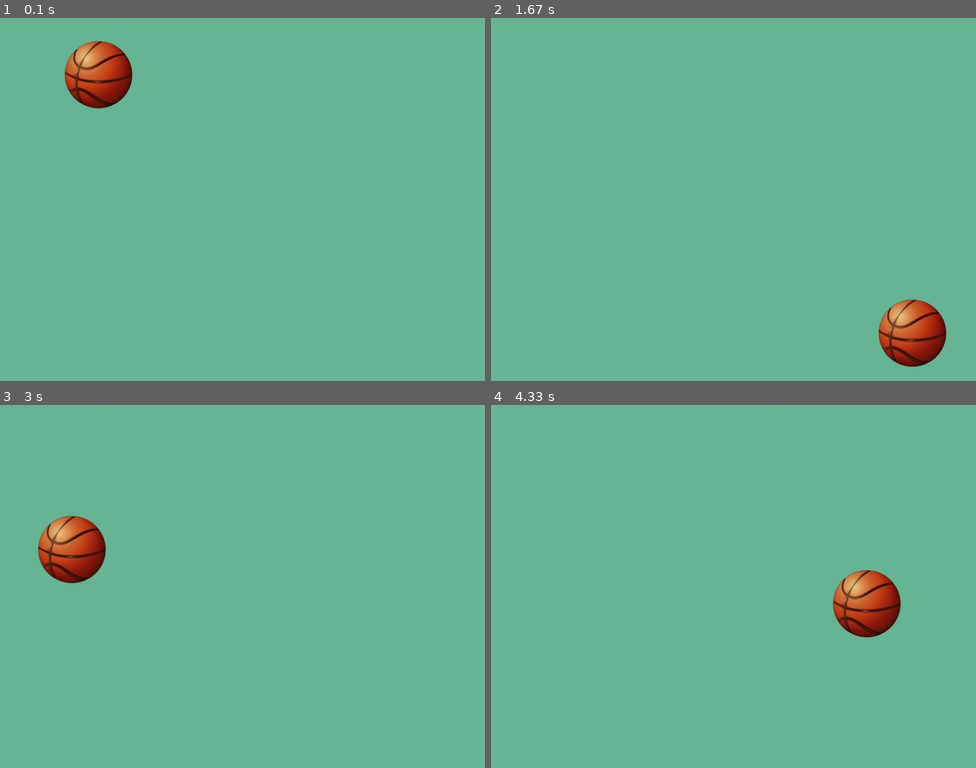
Above: before the commit, frames 1-4 (two rows, left to right).
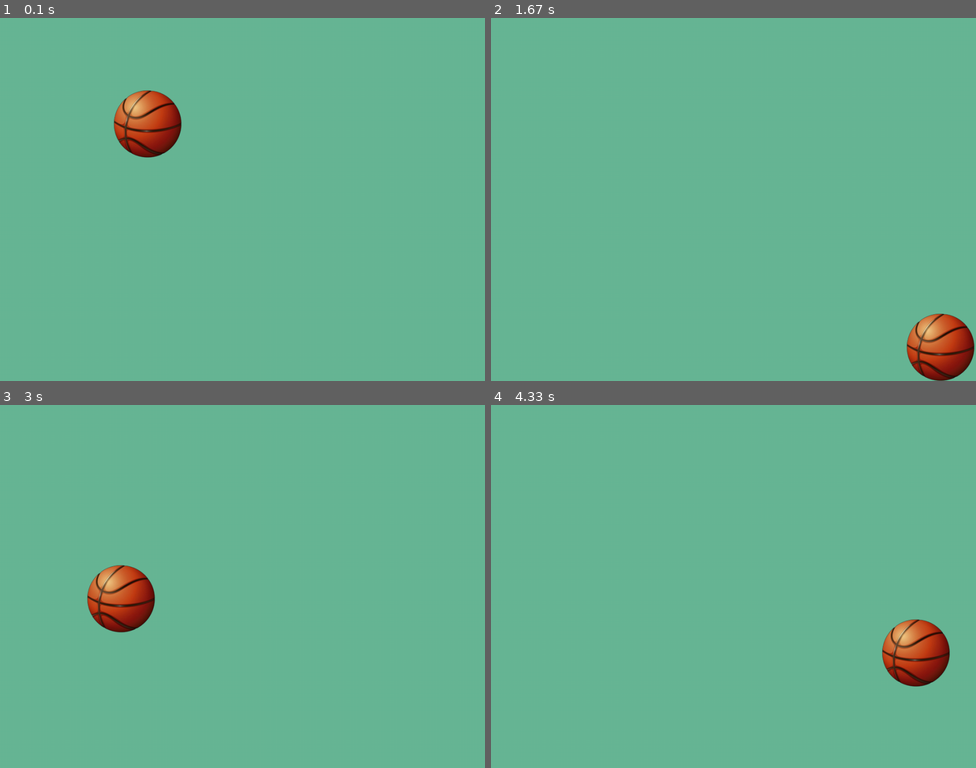
Above: after the commit, the same moments.

Repository: infProgram/inf371_spring2022-Pieces-Ho
Game: pygame game, started from pygameTutorials/dragWithMouse.py
The game is run twice, just before and just after one commit, with the same random seed, the same clock (stepped at 60 frames per second) and the same inputs.
Inputs (mouse positions are in pixels of both pictures, inside the frame that each line leads up to):
- Up to frame 1 (0.1 s): no input
- Up to frame 2 (1.67 s): press the mouse at (718, 210) at 0.37 s; move the mouse to (655, 199) at 0.47 s; release the mouse at (588, 188) at 0.6 s; press the mouse at (718, 210) at 0.7 s; move the mouse to (811, 268) at 0.8 s; release the mouse at (908, 322) at 0.93 s; press the mouse at (718, 210) at 1.03 s; move the mouse to (621, 192) at 1.13 s; release the mouse at (529, 174) at 1.27 s; press the mouse at (718, 210) at 1.37 s; move the mouse to (815, 272) at 1.47 s; release the mouse at (912, 333) at 1.6 s
- Up to frame 3 (3 s): press the mouse at (227, 597) at 1.7 s; move the mouse to (295, 568) at 1.8 s; release the mouse at (358, 539) at 1.93 s; press the mouse at (227, 597) at 2.03 s; move the mouse to (140, 604) at 2.13 s; release the mouse at (53, 611) at 2.27 s; press the mouse at (227, 597) at 2.37 s; move the mouse to (145, 517) at 2.47 s; release the mouse at (67, 441) at 2.6 s; press the mouse at (227, 597) at 2.7 s; move the mouse to (150, 571) at 2.8 s; release the mouse at (72, 546) at 2.93 s
- Up to frame 4 (4.33 s): press the mouse at (718, 597) at 3.03 s; move the mouse to (786, 604) at 3.13 s; release the mouse at (854, 615) at 3.27 s; press the mouse at (718, 597) at 3.37 s; move the mouse to (636, 597) at 3.47 s; release the mouse at (554, 597) at 3.6 s; press the mouse at (718, 597) at 3.7 s; move the mouse to (651, 532) at 3.8 s; release the mouse at (588, 470) at 3.93 s; press the mouse at (718, 597) at 4.03 s; move the mouse to (791, 601) at 4.13 s; release the mouse at (864, 601) at 4.27 s

The runs differ from the first frame. In frame 1, 4.1% of the frame differs, in the area x 13-38%, y 6-39%; in frame 2, 3.1%; in frame 3, 4.1%, in the area x 7-33%, y 30-63%; in frame 4, 4.1%.

Commit message:
let it move but sth wrong

Diff:
--- a/pygameTutorials/dragWithMouse.py
+++ b/pygameTutorials/dragWithMouse.py
@@ -33,11 +33,18 @@
     if moving:
         ball_rect.centerx,ball_rect.centery = pygame.mouse.get_pos()
 
-  speedX = speedY = 3
+  speedX = speedY = 2
   screen.fill(backgroundColor)
 
-  if ball_rect.left <= 0 or ball_rect.right >= width:  speedX = - speedX
-  if ball_rect.top <= 0 or ball_rect.bottom >= height:   speedY = - speedY
+  if ball_rect.left <= 0 or ball_rect.right >= width:
+      speedX = - speedX
+      ball_rect.x = ball_rect.x + 5 * speedX
+  if ball_rect.top <= 0 or ball_rect.bottom >= height:
+      speedY = - speedY
+      ball_rect.y = ball_rect.y + 5 * speedY
+
+  ball_rect.x = ball_rect.x + speedX
+  ball_rect.y = ball_rect.y + speedY
 
   screen.blit(ball_key,ball_rect)
 
